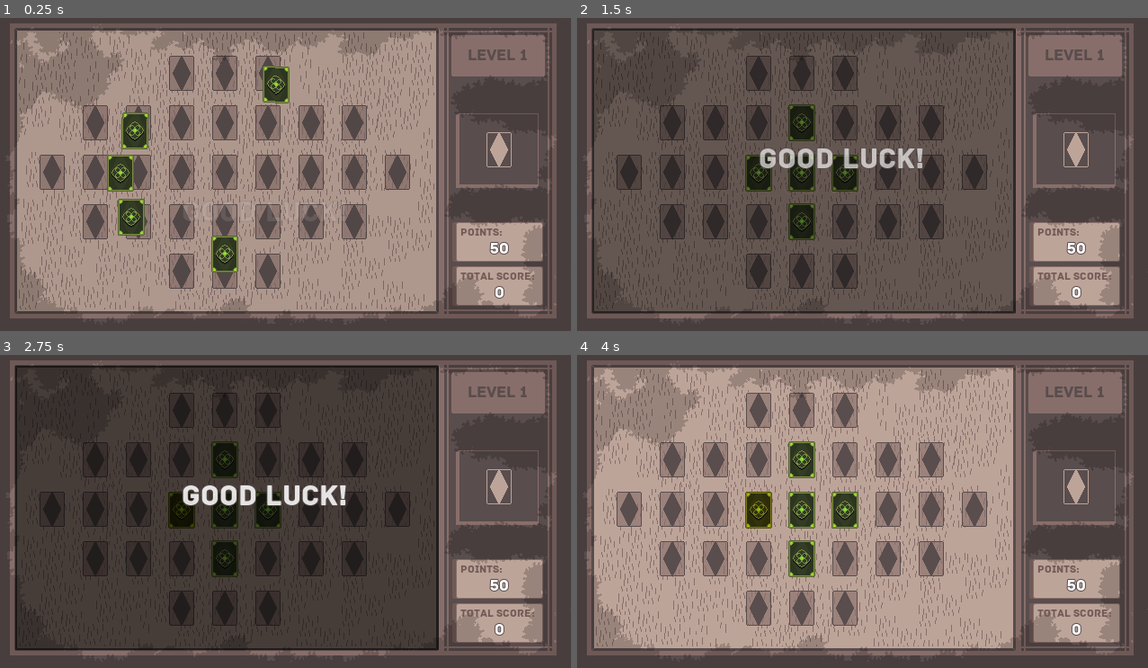
Above: before the commit, frames 1-4 (two rows, left to right).
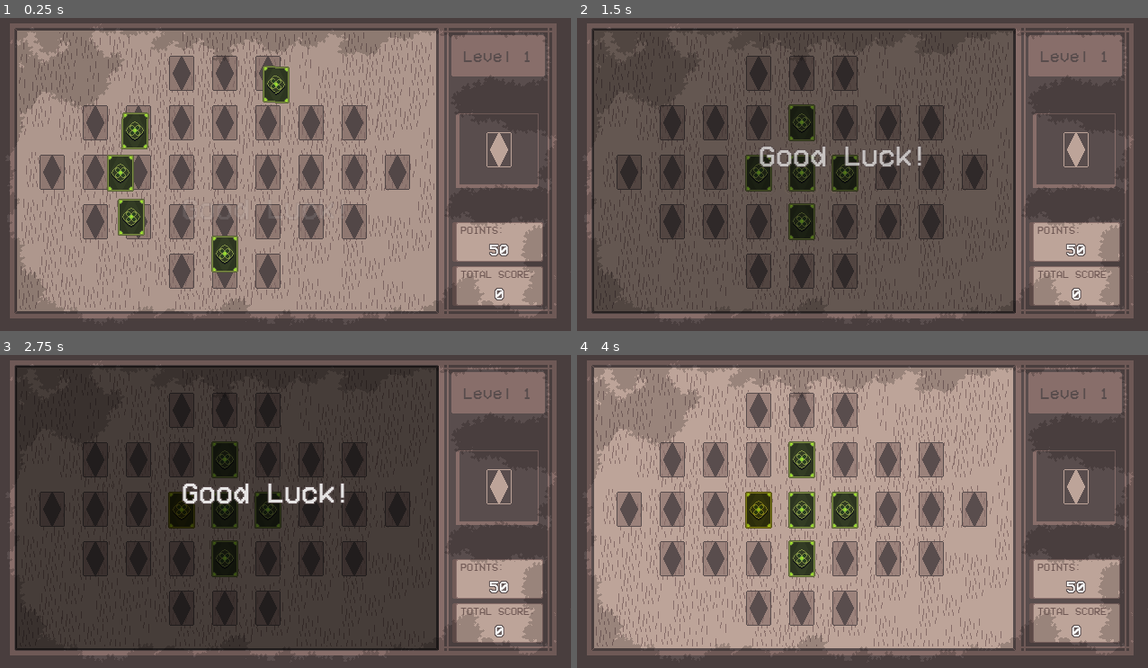
Above: after the commit, the same moments.

Repository: guilhermesgb/lonely-memory-game
Game: Godot game, scene res://Game.tscn
The game is run twice, just before and just after one commit, with the same random seed, the same clock (stepped at 60 frames per second) and the same inputs.
Inputs (mouse positions are in pixels of both pictures, inside the frame that each line leads up to):
- Up to frame 1 (0.25 s): no input
- Up to frame 2 (1.5 s): move the mouse to (988, 152) at 0.52 s; click (988, 152) at 0.67 s; drag from (742, 187) to (833, 233) at 1.27 s
- Up to frame 3 (2.75 s): move the mouse to (342, 436) at 2.02 s; click (342, 436) at 2.17 s
- Up to frame 4 (4 s): tap Enter at 2.75 s; drag from (833, 570) to (685, 458) at 2.77 s; move the mouse to (1033, 555) at 3.52 s; click (1033, 555) at 3.67 s

The runs differ from the first frame. In frame 1, 0.7% of the frame differs, in the area x 80-94%, y 10-91%; in frame 2, 1.6%; in frame 3, 1.7%, in the area x 31-94%, y 10-91%; in frame 4, 0.7%.

Commit message:
Replace HUD font

Diff:
--- a/Game.tscn
+++ b/Game.tscn
@@ -1,21 +1,21 @@
 [gd_scene load_steps=9 format=2]
 
-[ext_resource path="res://archive-regular.ttf" type="DynamicFontData" id=2]
+[ext_resource path="res://vcr_osd_mono.ttf" type="DynamicFontData" id=1]
 [ext_resource path="res://Game.gd" type="Script" id=3]
 
 [sub_resource type="DynamicFont" id=1]
 size = 12
-font_data = ExtResource( 2 )
+font_data = ExtResource( 1 )
 
 [sub_resource type="DynamicFont" id=2]
 size = 18
 outline_size = 1
 outline_color = Color( 0.34902, 0.301961, 0.301961, 1 )
-font_data = ExtResource( 2 )
+font_data = ExtResource( 1 )
 
 [sub_resource type="DynamicFont" id=3]
 size = 18
-font_data = ExtResource( 2 )
+font_data = ExtResource( 1 )
 
 [sub_resource type="Animation" id=4]
 resource_name = "HideResult"
@@ -100,7 +100,7 @@
 size = 32
 outline_size = 1
 outline_color = Color( 0.34902, 0.301961, 0.301961, 1 )
-font_data = ExtResource( 2 )
+font_data = ExtResource( 1 )
 
 [node name="Game" type="Node2D"]
 script = ExtResource( 3 )
@@ -149,8 +149,9 @@
 
 [node name="Points" type="Label" parent="GuidelineRight/PointsLabel/PointsContainer"]
 margin_left = 42.0
+margin_top = 4.0
 margin_right = 53.0
-margin_bottom = 23.0
+margin_bottom = 20.0
 custom_fonts/font = SubResource( 2 )
 text = "0"
 
@@ -177,8 +178,9 @@
 
 [node name="TotalScore" type="Label" parent="GuidelineRight/TotalScoreLabel/TotalScoreContainer"]
 margin_left = 42.0
+margin_top = 4.0
 margin_right = 53.0
-margin_bottom = 23.0
+margin_bottom = 20.0
 custom_fonts/font = SubResource( 2 )
 text = "0"
 
@@ -192,10 +194,10 @@
 }
 
 [node name="LevelLabel" type="Label" parent="GuidelineRight/LevelContainer"]
-margin_left = 18.0
-margin_top = 11.0
-margin_right = 85.0
-margin_bottom = 34.0
+margin_left = 13.0
+margin_top = 15.0
+margin_right = 90.0
+margin_bottom = 31.0
 custom_fonts/font = SubResource( 3 )
 custom_colors/font_color = Color( 0.34902, 0.301961, 0.301961, 1 )
 text = "LEVEL 1"
@@ -220,39 +222,39 @@
 
 [node name="VBoxContainer" type="VBoxContainer" parent="LevelResultContainer"]
 modulate = Color( 1, 1, 1, 0 )
-margin_left = 228.0
-margin_top = 104.0
-margin_right = 412.0
-margin_bottom = 256.0
+margin_left = 216.0
+margin_top = 120.0
+margin_right = 425.0
+margin_bottom = 239.0
 alignment = 1
 __meta__ = {
 "_edit_use_anchors_": false
 }
 
 [node name="GameOver" type="Label" parent="LevelResultContainer/VBoxContainer"]
-margin_right = 184.0
-margin_bottom = 40.0
+margin_right = 209.0
+margin_bottom = 29.0
 custom_fonts/font = SubResource( 6 )
 text = "Game Over"
 
 [node name="KeepItUp" type="Label" parent="LevelResultContainer/VBoxContainer"]
-margin_top = 44.0
-margin_right = 184.0
-margin_bottom = 84.0
+margin_top = 33.0
+margin_right = 209.0
+margin_bottom = 62.0
 custom_fonts/font = SubResource( 6 )
 text = "Keep it up!"
 
 [node name="GoodLuck" type="Label" parent="LevelResultContainer/VBoxContainer"]
-margin_top = 88.0
-margin_right = 184.0
-margin_bottom = 128.0
+margin_top = 66.0
+margin_right = 209.0
+margin_bottom = 95.0
 custom_fonts/font = SubResource( 6 )
 text = "Good Luck!"
 
 [node name="RetryButton" type="Button" parent="LevelResultContainer/VBoxContainer"]
-margin_top = 132.0
-margin_right = 184.0
-margin_bottom = 152.0
+margin_top = 99.0
+margin_right = 209.0
+margin_bottom = 119.0
 text = "Try Again"
 
 [node name="BeginGameTimer" type="Timer" parent="."]
Binary file removed: archive-regular.ttf
Binary file added: vcr_osd_mono.ttf
